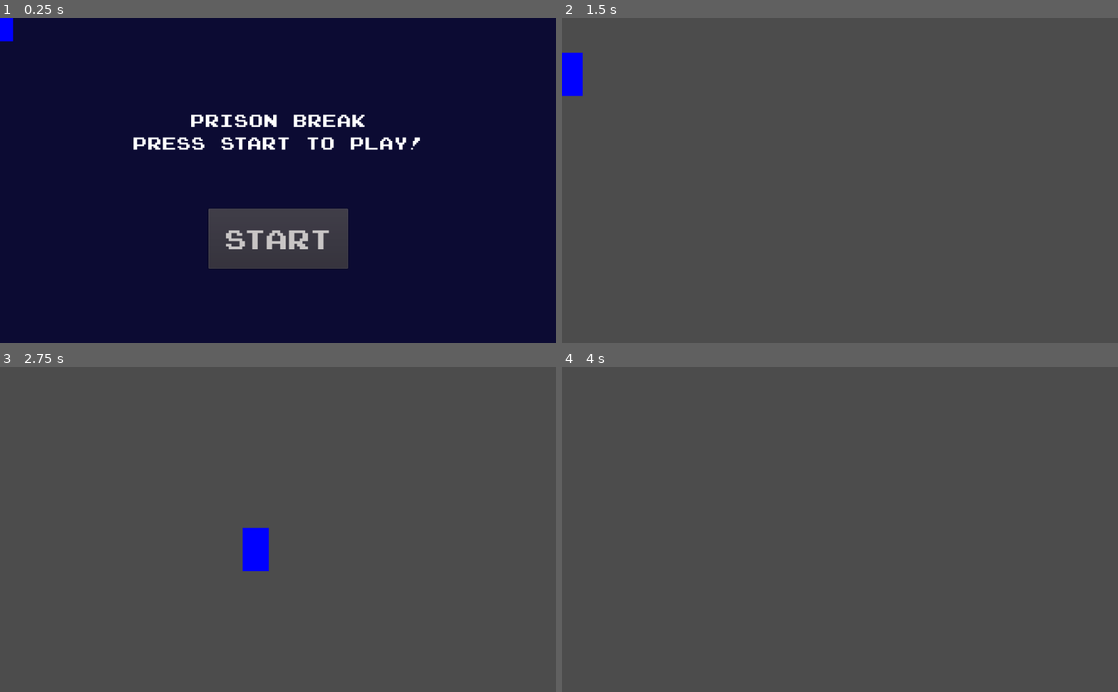
Above: before the commit, frames 1-4 (two rows, left to right).
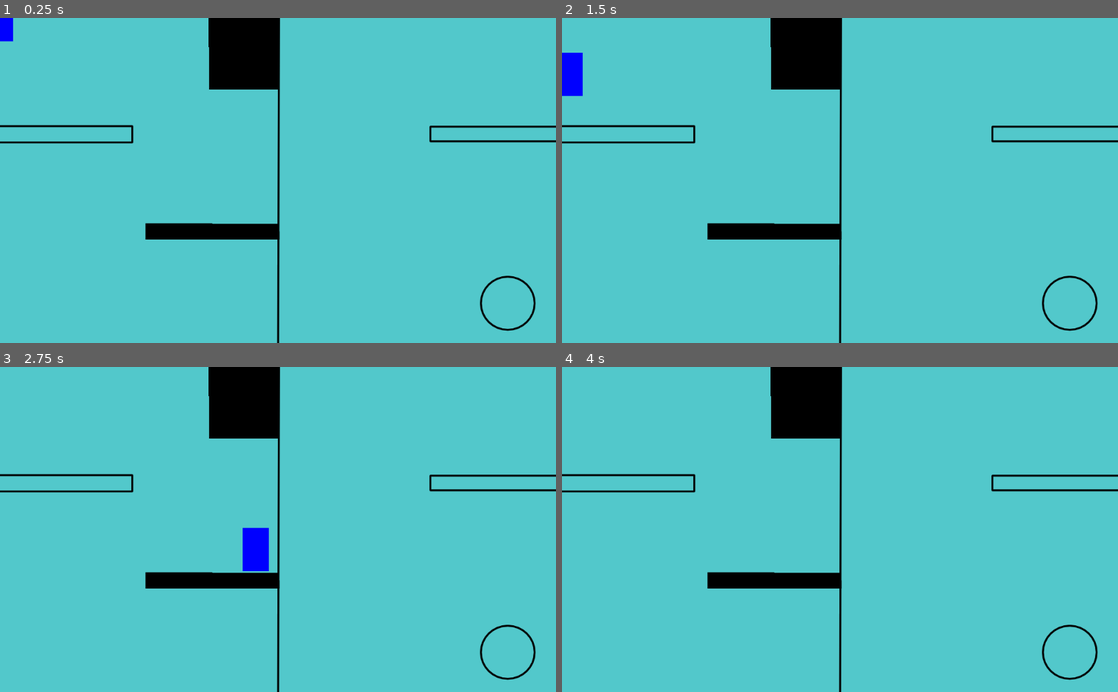
Above: after the commit, the same moments.

Repository: SanPug1/Prison-Break-Game
Game: Godot game, scene res://Everything.tscn
Two runs of this game, one before a commit and one after it. Both use one fixed random seed, a clock stepped at 60 frames per second and the inputs below.
Inputs:
- Up to frame 1 (0.25 s): no input
- Up to frame 2 (1.5 s): click "Start" at 0.5 s; hold Right (player_right) from 1.28 s (still down)
- Up to frame 3 (2.75 s): release Right (player_right) at 2.03 s; hold Left (player_left) from 2.03 s (still down)
- Up to frame 4 (4 s): release Left (player_left) at 2.78 s; hold Right (player_right) from 2.78 s (still down)

The runs differ from the first frame. In frame 1, 100% of the frame differs, in the area x 0-100%, y 0-100%; in frame 2, 100%; in frame 3, 99%; in frame 4, 100%.

Commit message:
puzzle 1

Diff:
--- a/Everything.tscn
+++ b/Everything.tscn
@@ -13,3 +13,4 @@
 [node name="Levels" parent="." instance=ExtResource( 2 )]
 
 [node name="Player" parent="." instance=ExtResource( 4 )]
+horizontal_drag = 0.93
--- /dev/null
+++ b/Levels/Puzzle 1.gd
@@ -0,0 +1,16 @@
+extends Node
+
+
+# Declare member variables here. Examples:
+# var a = 2
+# var b = "text"
+
+
+# Called when the node enters the scene tree for the first time.
+func _ready():
+	pass # Replace with function body.
+
+
+# Called every frame. 'delta' is the elapsed time since the previous frame.
+#func _process(delta):
+#	pass
--- a/Levels/Puzzle 1.tscn
+++ b/Levels/Puzzle 1.tscn
@@ -1,3 +1,19 @@
-[gd_scene format=2]
+[gd_scene load_steps=2 format=2]
+
+[ext_resource path="res://Art/p1.png" type="Texture" id=1]
 
 [node name="Puzzle 1" type="Node"]
+
+[node name="Sprite" type="Sprite" parent="."]
+position = Vector2( 512, 301 )
+texture = ExtResource( 1 )
+
+[node name="Polygon1" type="Polygon2D" parent="."]
+position = Vector2( 267, 179 )
+scale = Vector2( 1.01646, 1 )
+color = Color( 0, 0, 0, 1 )
+polygon = PoolVector2Array( 243, 201, 1, 200, 1, 230, 244, 230, 243.562, 217.286 )
+
+[node name="Polygon2" type="Polygon2D" parent="."]
+color = Color( 0, 0, 0, 1 )
+polygon = PoolVector2Array( 384, -24, 385, 132, 514, 132, 514, -25 )
--- a/project.godot
+++ b/project.godot
@@ -50,6 +50,15 @@
 "events": [ Object(InputEventKey,"resource_local_to_scene":false,"resource_name":"","device":0,"alt":false,"shift":false,"control":false,"meta":false,"command":false,"pressed":false,"scancode":88,"physical_scancode":0,"unicode":0,"echo":false,"script":null)
  ]
 }
+left_click={
+"deadzone": 0.5,
+"events": [ Object(InputEventMouseButton,"resource_local_to_scene":false,"resource_name":"","device":0,"alt":false,"shift":false,"control":false,"meta":false,"command":false,"button_mask":0,"position":Vector2( 0, 0 ),"global_position":Vector2( 0, 0 ),"factor":1.0,"button_index":1,"pressed":false,"doubleclick":false,"script":null)
+ ]
+}
+
+[mono]
+
+project/assembly_name="Final Project"
 
 [physics]
 
Not shown, added: .mono/assemblies/Debug/GodotSharp.xml
Not shown, added: .mono/assemblies/Debug/GodotSharpEditor.xml
Not shown, added: .mono/assemblies/Debug/api_hash_cache.cfg
Not shown, added: .mono/metadata/ide_messaging_meta.txt
Binary file added: Art/p1.png
Not shown, added: Art/p1.png.import
Not shown, added: .DS_Store
Not shown, added: .mono/assemblies/Debug/GodotSharp.dll
Not shown, added: .mono/assemblies/Debug/GodotSharp.pdb
Not shown, added: .mono/assemblies/Debug/GodotSharpEditor.dll
Not shown, added: .mono/assemblies/Debug/GodotSharpEditor.pdb
